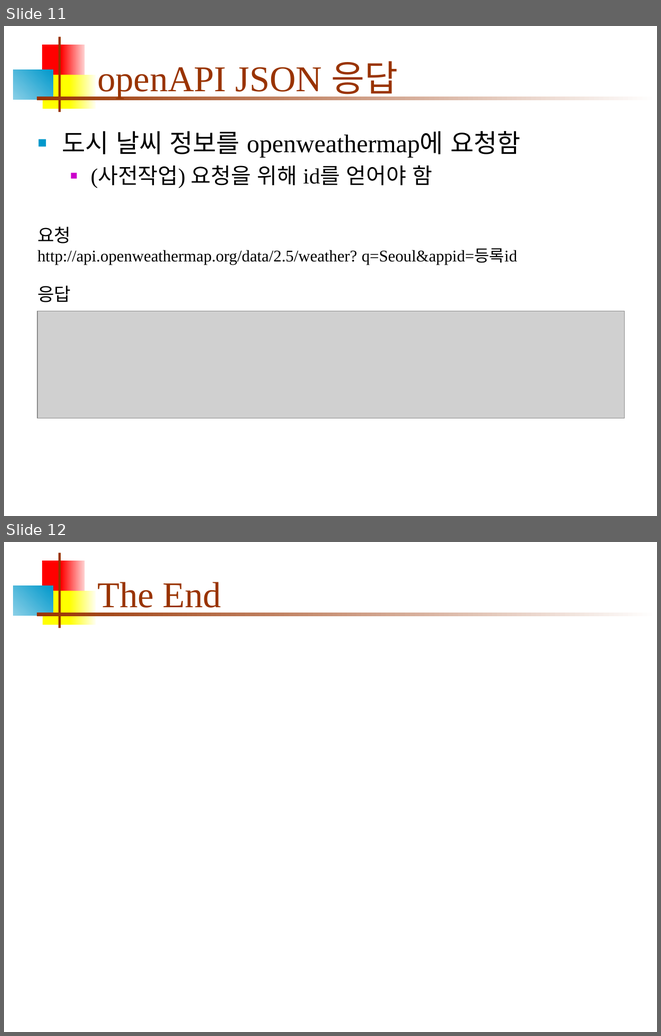
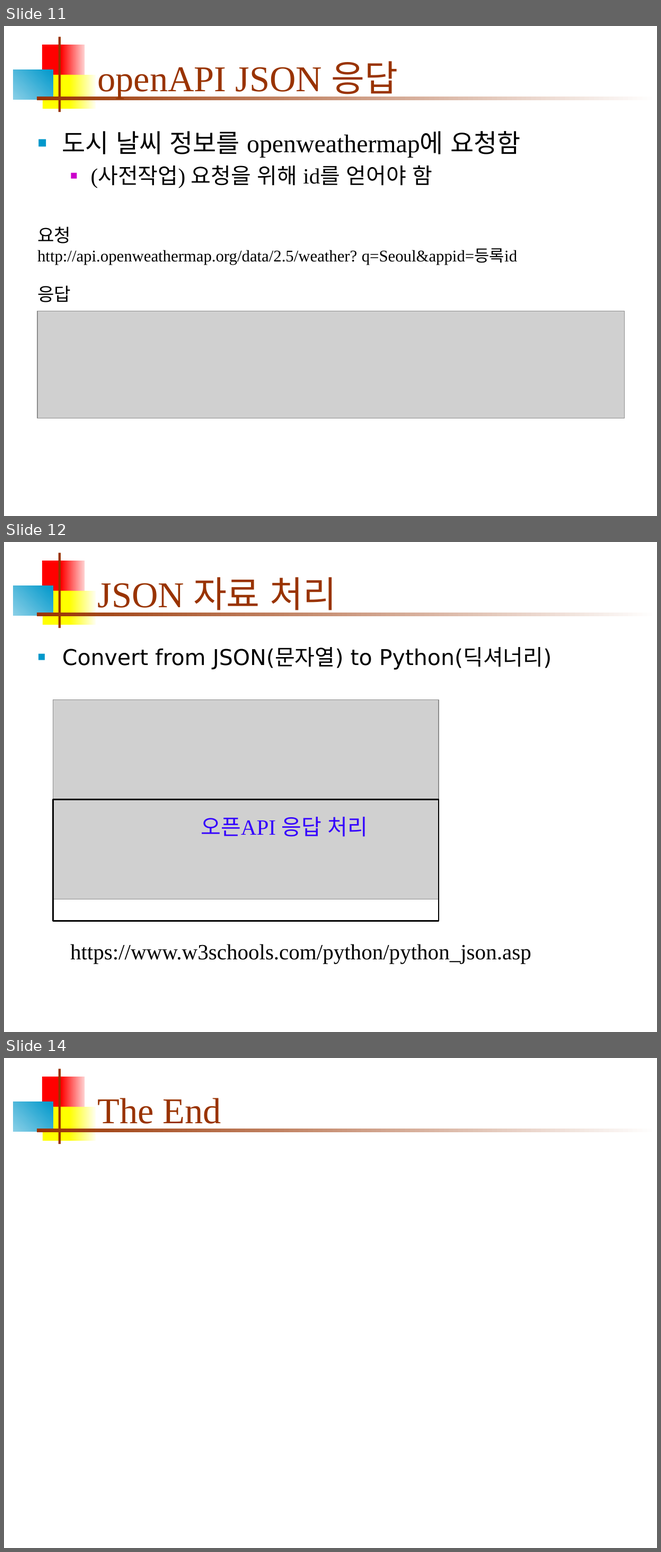
Before and after one commit to iceman67/DataAnalysis, a slide deck: 6wk-JSON-2020.pptx. Shown one above the other, each under a label of ours: slides 11 and 12 before the commit, slides 11, 12 and 14 after it; the slides between them are not shown. The pictures are 661x1036 and 661x1552 pixels, drawn with LibreOffice and Linux fonts; fonts in the diff are those of the drawing; grey boxes stand for pictures. Boxes give left, top, right and bottom in pixels: in the first picture for what was removed or moved away, otherwise in the second. Text is boxed around its words. In the diff, an @@ line names an element or a change of style, - is before the commit and + after.

```diff
--- a/6wk-JSON-2020.pptx
+++ b/6wk-JSON-2020.pptx
@@ slide 12 added at (4, 542, 657, 1032), background #FFFFFF; not listed: 7 template elements that a slide beside it also shows @@
@@ title added at (98, 577, 337, 616), 40 pt, text #993300 @@
+JSON 자료 처리
@@ text added at (62, 647, 552, 670), 24 pt, text #000000 @@
+■ Convert from JSON(문자열) to Python(딕셔너리)
@@ picture added at (53, 700, 439, 899) @@
@@ rectangle added at (53, 799, 439, 921), outline #000000 1.5 pt @@
@@ text added at (201, 817, 368, 837), 24 pt, text #3300FF @@
+오픈API 응답 처리
@@ text added at (70, 944, 531, 963), 24 pt, text #000000 @@
+https://www.w3schools.com/python/python_json.asp
@@ what was slide 12 is now slide 14 @@
```
Also in this commit, not shown: 1 slide changed, 1 other slide added.
